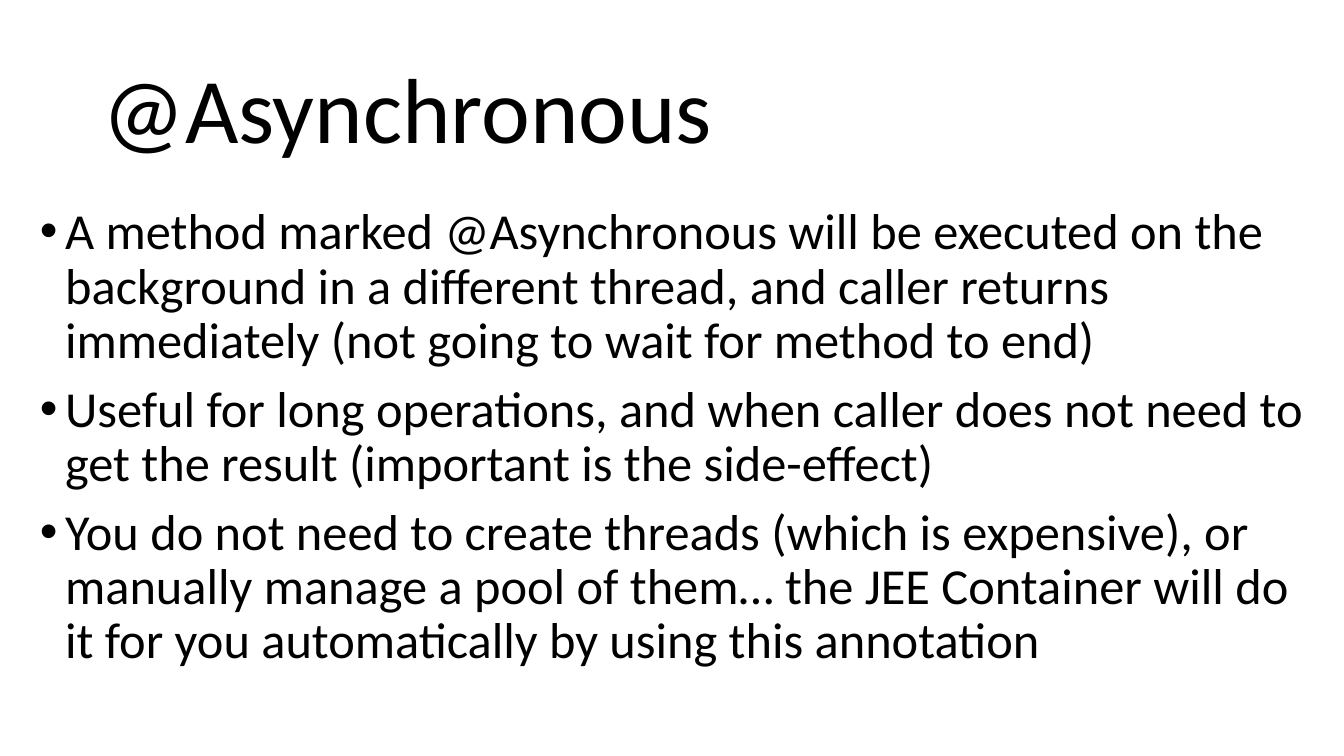
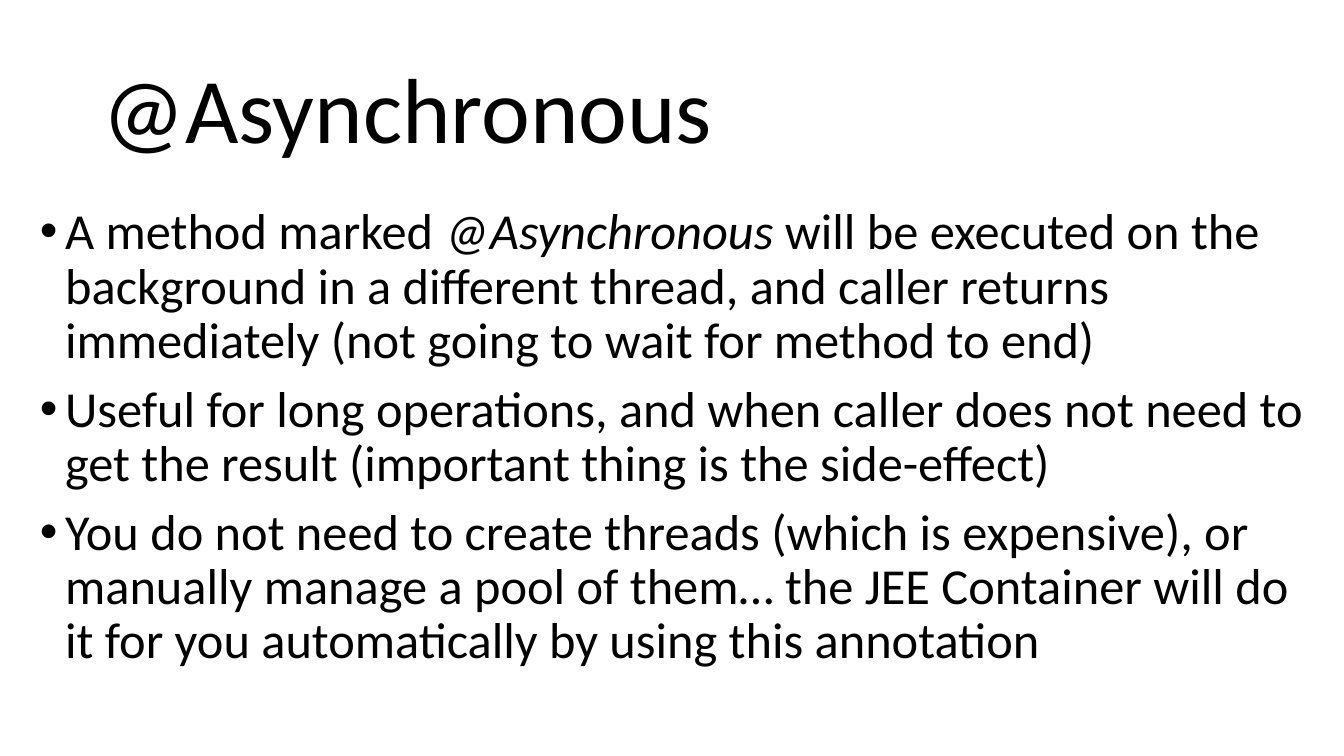
Before and after one commit to arcuri82/testing_security_development_enterprise_systems, a slide deck: slide 4 of doc/intro/slides/lesson_06_ejb.pptx. Drawn at 1344x756 pixels with LibreOffice and Linux fonts; fonts in the diff are those of the drawing. Boxes give left, top, right and bottom in pixels: in the first picture for what was removed or moved away, otherwise in the second. Text is boxed around its words. In the diff, an @@ line names an element or a change of style, - is before the commit and + after.

```diff
--- a/doc/intro/slides/lesson_06_ejb.pptx
+++ b/doc/intro/slides/lesson_06_ejb.pptx
@@ text at bbox=[65, 214, 1259, 367]: italic on in "@Asynchronous" @@
@@ text at bbox=[65, 392, 1303, 490]: text changed @@
-• Useful for long operations, and when caller does not need to get the result (important is the side-effect)
+• Useful for long operations, and when caller does not need to get the result (important thing is the side-effect)
```
Also in this commit, not shown: 4 other slides changed, 1 other file.
